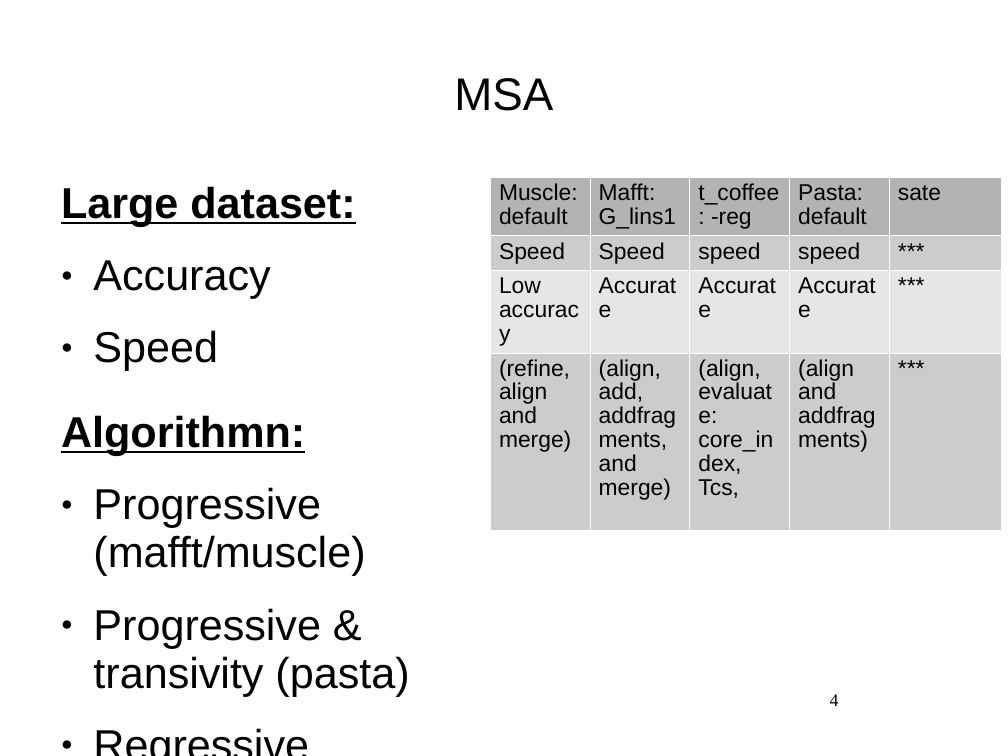
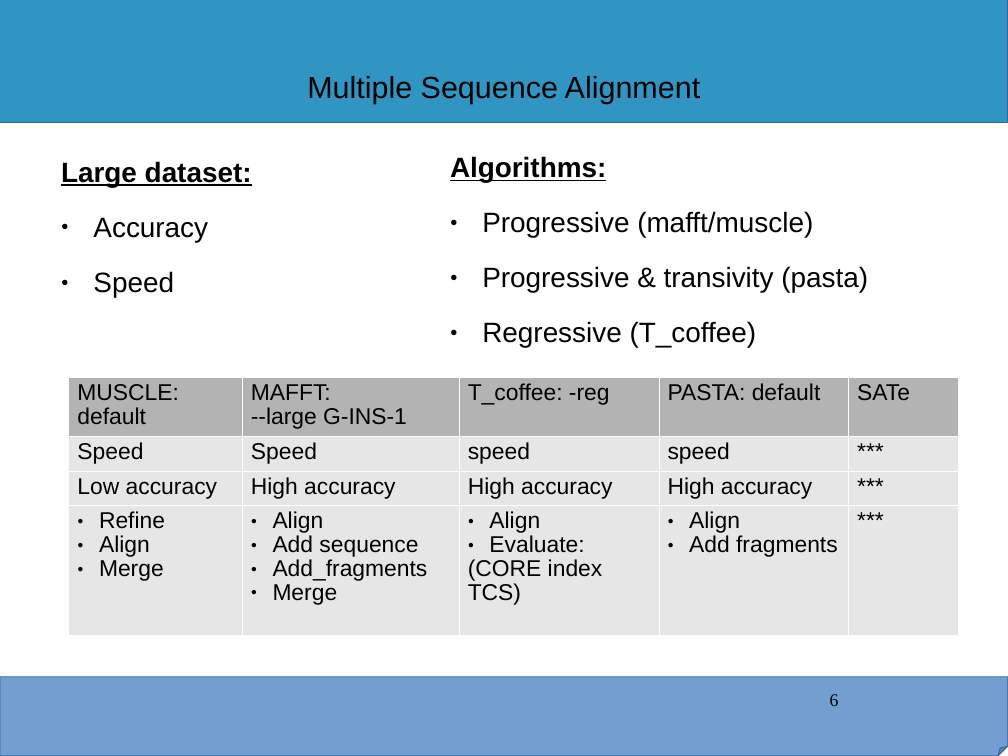
Before and after one commit to kibet-gilbert/co1_metaanalysis, a slide deck: slide 6 of icipe_progress_report.ppt (slide 4 before the commit). Drawn at 1008x756 pixels with LibreOffice and Linux fonts; fonts in the diff are those of the drawing; background and template pictures are left out. Boxes give left, top, right and bottom in pixels: in the first picture for what was removed or moved away, otherwise in the second. Text is boxed around its words. In the diff, an @@ line names an element or a change of style, - is before the commit and + after.

```diff
--- a/icipe_progress_report.ppt
+++ b/icipe_progress_report.ppt
@@ rectangle added at box(0, 0, 1008, 123), fill #3095C3, outline #3465A4 0.74 pt @@
@@ title added at box(307, 76, 700, 104), 24 pt, text #000000 @@
+Multiple Sequence Alignment
@@ title removed at box(454, 78, 553, 111) @@
-MSA
@@ text "Large dataset:": place and size @@
-text "Large dataset:" at box(61, 186, 355, 371)
+text "Large dataset:" at box(61, 161, 252, 297)
@@ text "Large dataset:" at box(61, 161, 252, 297): size 34 to 22 pt @@
@@ text "Algorithms:": place and size @@
-text "Algorithms:" at box(61, 415, 409, 696)
+text "Algorithms:" at box(450, 156, 868, 347)
@@ text at box(450, 156, 606, 182): text changed; size 34 to 22 pt @@
-Algorithmn:
+Algorithms:
@@ text at box(482, 211, 868, 347): size 34 to 22 pt in "Progressive (mafft/muscle)", "Progressive & transivity (pasta)", "Regressive (T_coffee)" @@
@@ table at box(69, 378, 958, 609) @@
-row 1: Muscle: / default | Mafft: / G_lins1 | t_coffee: -reg | Pasta: / default | sate
+row 1: MUSCLE: default | MAFFT: / --large G-INS-1 | T_coffee: -reg | PASTA: default | SATe
-row 3: Low accuracy | Accurate | Accurate | Accurate | ***
+row 3: Low accuracy | High accuracy | High accuracy | High accuracy | ***
-row 4: (refine,align and merge) | (align, add, addfragments, and merge) | (align, evaluate: core_index, / Tcs, | (align and addfragments) | ***
+row 4: Refine / Align / Merge | Align / Add sequence / Add_fragments / Merge | Align / Evaluate: / (CORE index / TCS) | Align / Add fragments | ***
@@ fill #CCCCCC to #E6E6E6 in 10 cells @@
@@ table: place and size @@
-table at box(490, 177, 1001, 504)
+table at box(69, 378, 958, 609)
@@ folded corner added at box(0, 677, 1008, 756), fill #729FCF, outline #3465A4 0.74 pt @@
@@ page number at box(830, 694, 839, 706): text changed @@
-4
+6
```
Also in this commit, not shown: 5 other slides changed, 5 slides added, 2 slides removed, 3 other files.
